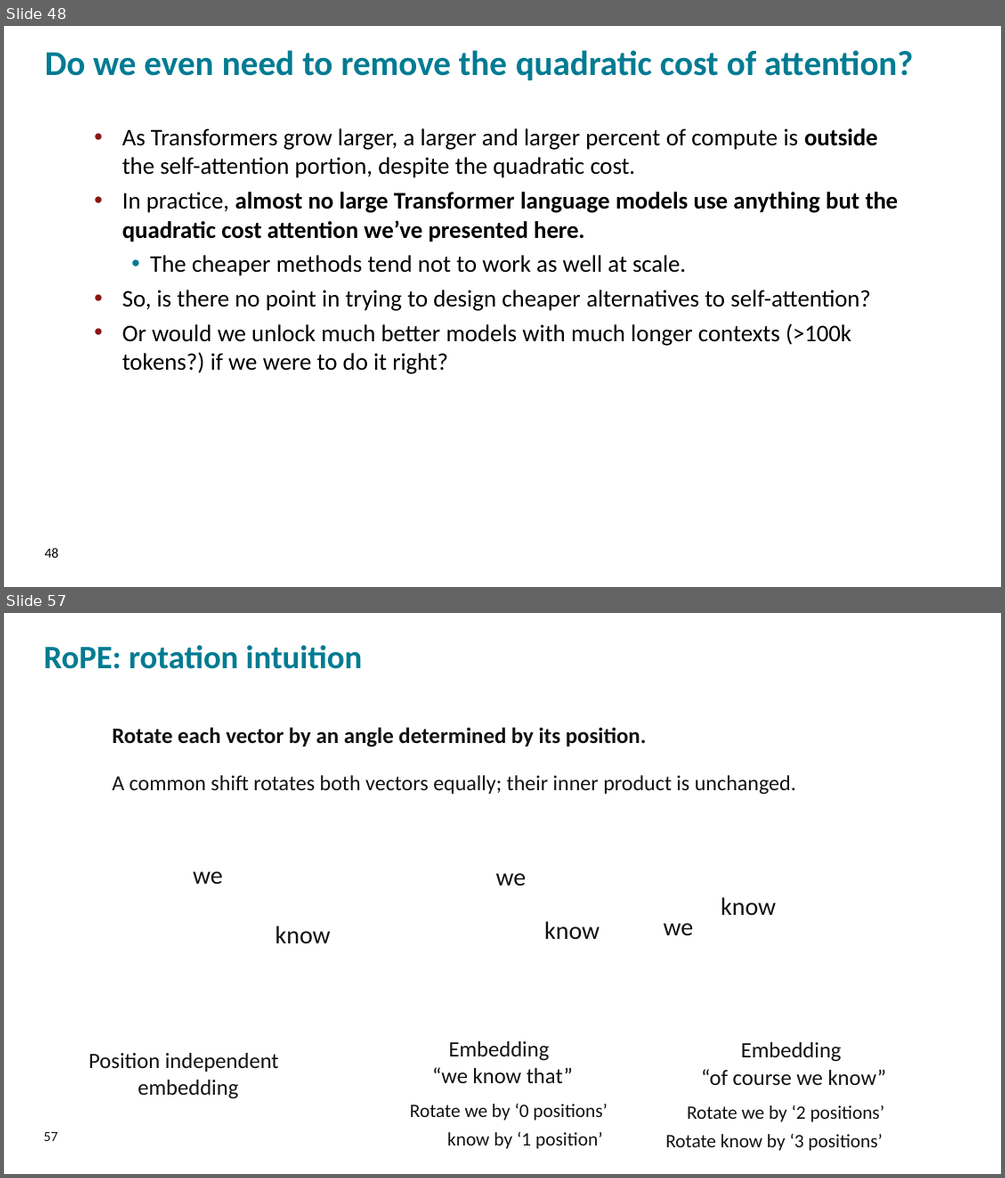
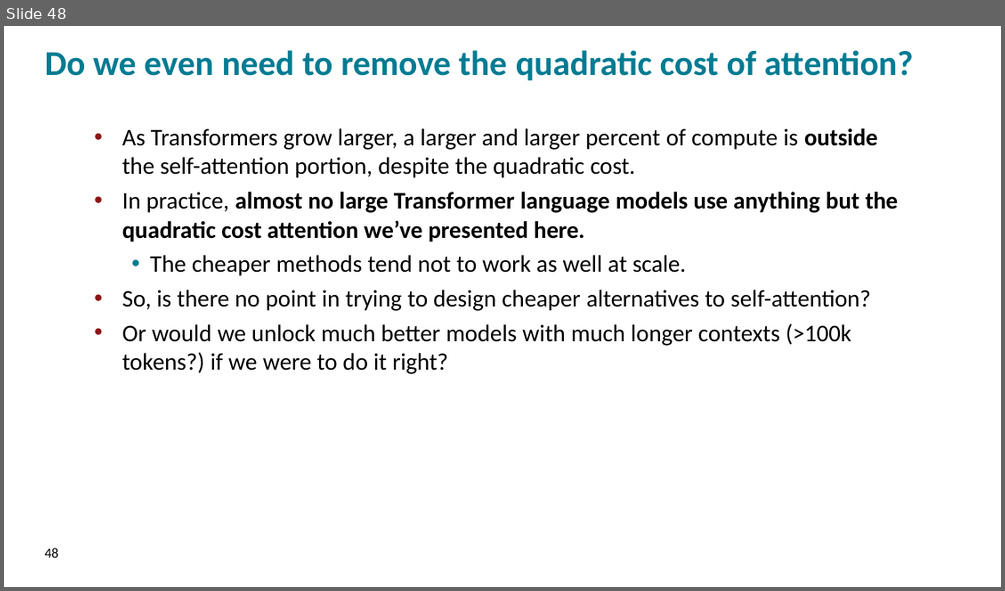
Before and after one commit to FMIPPC/lectures, a slide deck: lecture_03.pptx. Shown one above the other, each under a label of ours: slides 48 and 57 before the commit, slide 48 after it; the slides between them are not shown. The pictures are 1005x1178 and 1005x591 pixels, drawn with LibreOffice and Linux fonts; fonts in the diff are those of the drawing; background and template pictures are left out. Boxes give left, top, right and bottom in pixels: in the first picture for what was removed or moved away, otherwise in the second. Text is boxed around its words. In the diff, an @@ line names an element or a change of style, - is before the commit and + after.

```diff
--- a/lecture_03.pptx
+++ b/lecture_03.pptx
@@ slide 57 removed at [4, 613, 1001, 1174], background picture (left out) @@
@@ text removed at [44, 645, 363, 669] @@
-RoPE: rotation intuition
@@ text removed at [112, 727, 647, 747] @@
-Rotate each vector by an angle determined by its position.
@@ text removed at [112, 775, 796, 794] @@
-A common shift rotates both vectors equally; their inner product is unchanged.
@@ text removed at [193, 871, 223, 884] @@
-we
@@ text removed at [496, 873, 526, 885] @@
-we
@@ text removed at [720, 897, 776, 915] @@
-know
@@ text removed at [275, 925, 331, 943] @@
-know
@@ text removed at [544, 921, 599, 939] @@
-know
@@ text removed at [663, 923, 694, 935] @@
-we
@@ text removed at [89, 1053, 279, 1071] @@
-Position independent
@@ text removed at [449, 1041, 550, 1061] @@
-Embedding
@@ text removed at [741, 1042, 841, 1062] @@
-Embedding
@@ text removed at [138, 1079, 238, 1099] @@
-embedding
@@ text removed at [432, 1067, 573, 1083] @@
-“we know that”
@@ text removed at [701, 1069, 887, 1085] @@
-“of course we know”
@@ text removed at [410, 1103, 607, 1120] @@
-Rotate we by ‘0 positions’
@@ text removed at [687, 1105, 885, 1122] @@
-Rotate we by ‘2 positions’
@@ text removed at [44, 1132, 58, 1141] @@
-57
@@ text removed at [447, 1131, 603, 1149] @@
-know by ‘1 position’
@@ text removed at [665, 1134, 882, 1151] @@
-Rotate know by ‘3 positions’
```
Also in this commit, not shown: 27 other slides removed, 4 other files.
